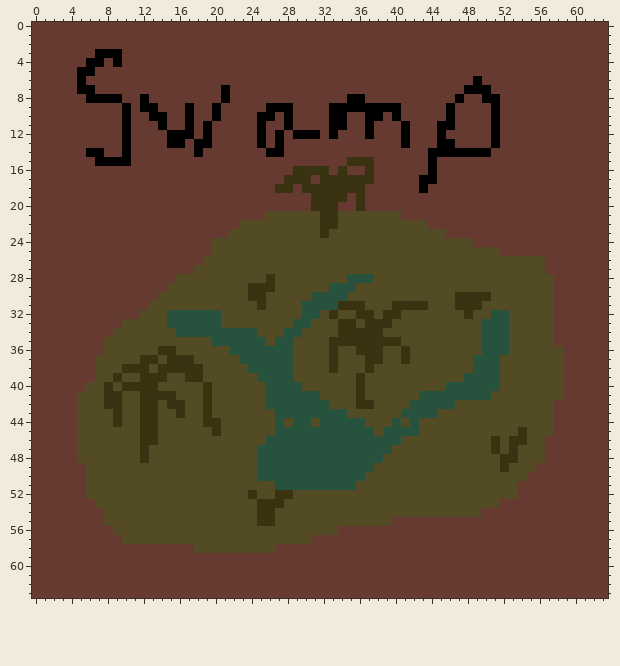
Pixel-art sprite: Modest-Mudcake/Assets/Graphics/swamp.png. The first picture shows the starting point.
The file is 64x64 pixels.
New version:
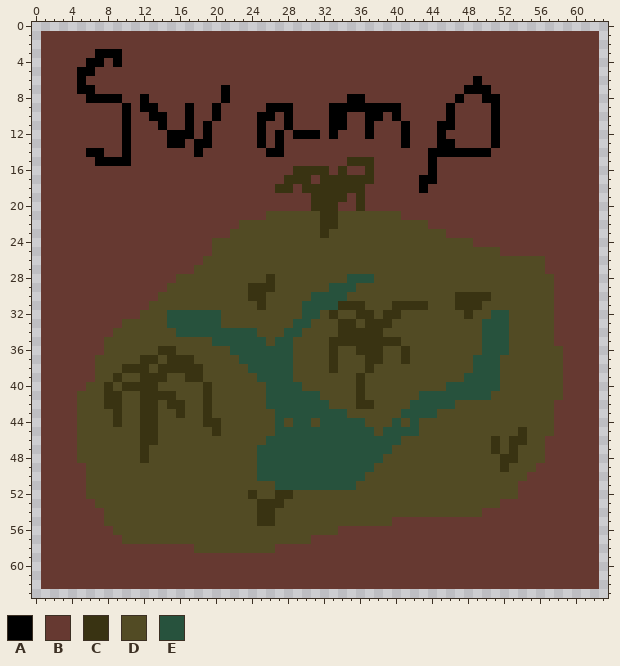
Palette (. is transparent): A #000000  B #663931  C #393312  D #524b24  E #27523d
From old to new:
Changed rows in their new state; - is an unchanged pixel.
first column x 0:
 0 ................................................................
 1 .--------------------------------------------------------------.
 2 .--------------------------------------------------------------.
 3 .--------------------------------------------------------------.
 4 .--------------------------------------------------------------.
 5 .--------------------------------------------------------------.
 6 .--------------------------------------------------------------.
 7 .--------------------------------------------------------------.
 8 .--------------------------------------------------------------.
 9 .--------------------------------------------------------------.
10 .--------------------------------------------------------------.
11 .--------------------------------------------------------------.
12 .--------------------------------------------------------------.
13 .--------------------------------------------------------------.
14 .--------------------------------------------------------------.
15 .--------------------------------------------------------------.
16 .--------------------------------------------------------------.
17 .--------------------------------------------------------------.
18 .--------------------------------------------------------------.
19 .--------------------------------------------------------------.
20 .--------------------------------------------------------------.
21 .--------------------------------------------------------------.
22 .--------------------------------------------------------------.
23 .--------------------------------------------------------------.
24 .--------------------------------------------------------------.
25 .--------------------------------------------------------------.
26 .--------------------------------------------------------------.
27 .--------------------------------------------------------------.
28 .--------------------------------------------------------------.
29 .--------------------------------------------------------------.
30 .--------------------------------------------------------------.
31 .--------------------------------------------------------------.
32 .--------------------------------------------------------------.
33 .--------------------------------------------------------------.
34 .--------------------------------------------------------------.
35 .--------------------------------------------------------------.
36 .--------------------------------------------------------------.
37 .--------------------------------------------------------------.
38 .--------------------------------------------------------------.
39 .--------------------------------------------------------------.
40 .--------------------------------------------------------------.
41 .--------------------------------------------------------------.
42 .--------------------------------------------------------------.
43 .--------------------------------------------------------------.
44 .--------------------------------------------------------------.
45 .--------------------------------------------------------------.
46 .--------------------------------------------------------------.
47 .--------------------------------------------------------------.
48 .--------------------------------------------------------------.
49 .--------------------------------------------------------------.
50 .--------------------------------------------------------------.
51 .--------------------------------------------------------------.
52 .--------------------------------------------------------------.
53 .--------------------------------------------------------------.
54 .--------------------------------------------------------------.
55 .--------------------------------------------------------------.
56 .--------------------------------------------------------------.
57 .--------------------------------------------------------------.
58 .--------------------------------------------------------------.
59 .--------------------------------------------------------------.
60 .--------------------------------------------------------------.
61 .--------------------------------------------------------------.
62 .--------------------------------------------------------------.
63 ................................................................
Changed places in both pictures, as pixel boxes (x1, y1, x2, y2):
erased: (32, 22, 608, 598)
